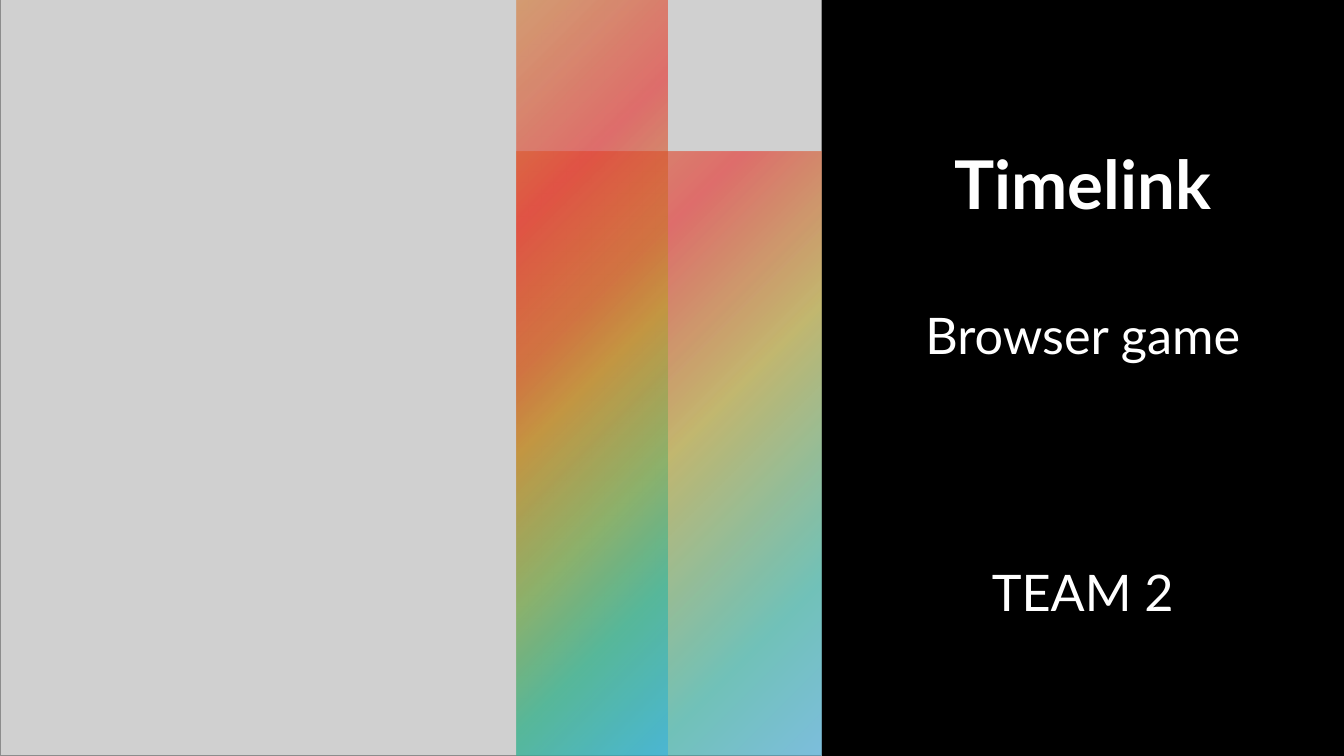
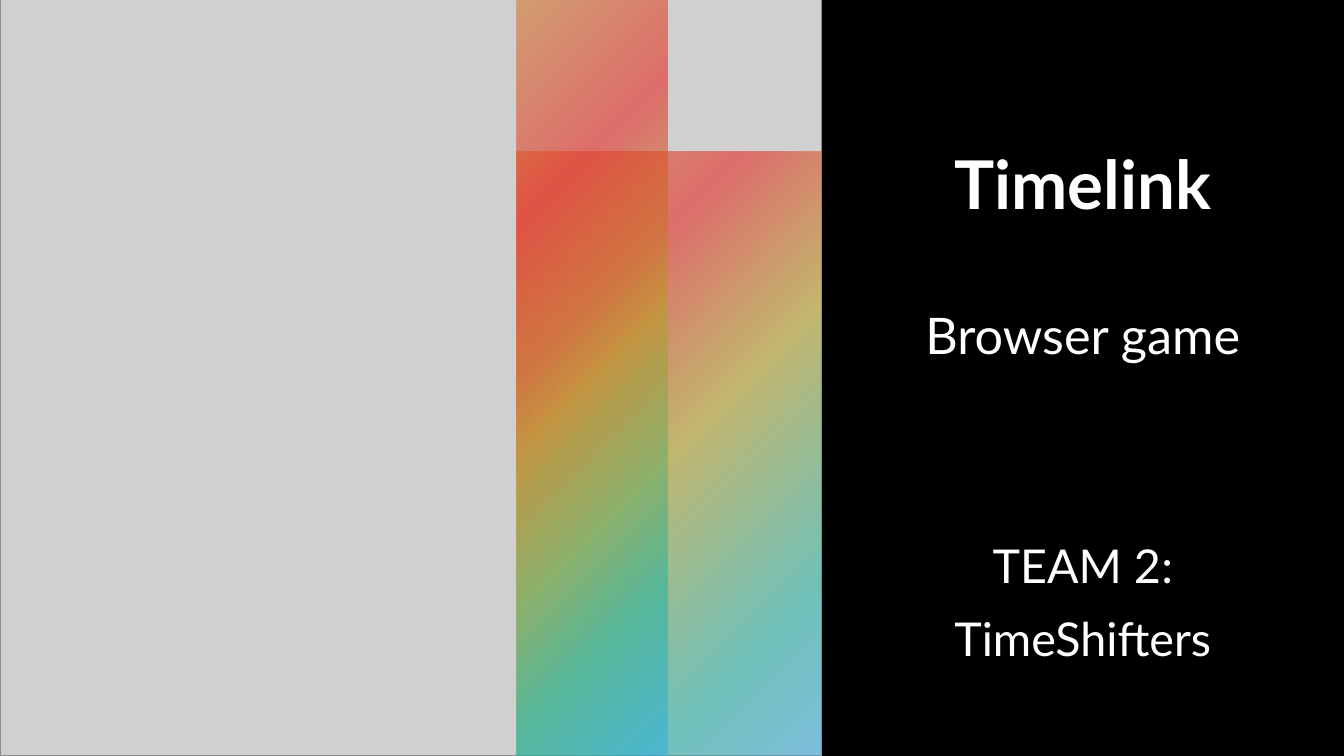
Before and after one commit to stabjana/team2, a slide deck: slide 1 of project_design/Project_presentation_v1.pptx. Drawn at 1344x756 pixels with LibreOffice and Linux fonts; fonts in the diff are those of the drawing; grey boxes stand for pictures. Boxes give left, top, right and bottom in pixels: in the first picture for what was removed or moved away, otherwise in the second. Text is boxed around its words. In the diff, an @@ line names an element or a change of style, - is before the commit and + after.

```diff
--- a/project_design/Project_presentation_v1.pptx
+++ b/project_design/Project_presentation_v1.pptx
@@ subtitle at box(954, 549, 1211, 657): text changed; size 36 to 33.3 pt @@
-TEAM 2
+TEAM 2:
+TimeShifters
```
Also in this commit, not shown: 1 other slide changed, 3 other files.
